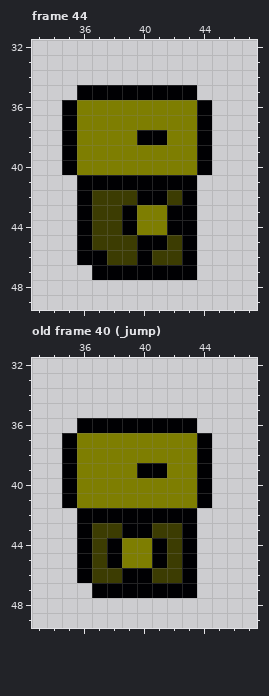
Two states of a pixel-art file, assets/aseprite/fighter2.aseprite. The first picture shows the starting point.
80x80 pixels, 44 frames. Shown: frame 44: x 33..47, y 32..49; old frame 40 (_jump): x 33..47, y 32..49. The commit also changed other frames, which this record leaves out.
Once edited:
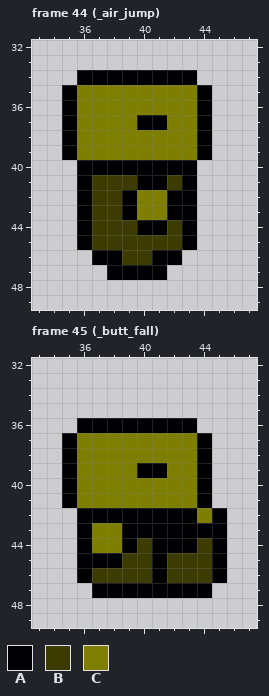
Palette (. is transparent): A #000003  B #3c3c02  C #7e7e01
A new or re-ordered frame is compared with the old frame closest to it.
The author wrote: fast fall e intento de block-dodge
The edit:
{"change": "frames 44 -> 46"}
{"where": "frame 44 (_air_jump), layer \"Layer 2\""}
{"frame":44,"y":34,"x":36,"old":"........","new":"AAAAAAAA"}
{"frame":44,"y":35,"x":35,"old":".AAAAAAAA.","new":"ACCCCCCCCA"}
{"frame":44,"y":37,"x":40,"old":"CC","new":"AA"}
{"frame":44,"y":38,"x":40,"old":"AA","new":"CC"}
{"frame":44,"y":40,"x":35,"old":"ACCCCCCCCA","new":".AAAAAAAA."}
{"frame":44,"y":41,"x":37,"old":"AAA","new":"BBB"}
{"frame":44,"y":41,"x":42,"old":"A","new":"B"}
{"frame":44,"y":42,"x":39,"old":"BAAB","new":"ACCA"}
{"frame":44,"y":44,"x":39,"old":"ACCA","new":"BAAB"}
{"frame":44,"y":45,"x":40,"old":"AA","new":"BB"}
{"frame":44,"y":46,"x":36,"old":"A","new":"."}
{"frame":44,"y":46,"x":38,"old":"B","new":"A"}
{"frame":44,"y":46,"x":40,"old":"ABBA","new":"BAA."}
{"frame":44,"y":47,"x":37,"old":"A","new":"."}
{"frame":44,"y":47,"x":42,"old":"AA","new":".."}
{"where": "frame 45 (_butt_fall) is new; against old frame 40 (_jump), layers \"Layer 2\", \"Layer 1\""}
{"frame":45,"y":42,"x":44,"old":"..","new":"CA"}
{"frame":45,"y":43,"x":37,"old":"BB","new":"CC"}
{"frame":45,"y":43,"x":41,"old":"BB","new":"AA"}
{"frame":45,"y":43,"x":44,"old":"..","new":"AA"}
{"frame":45,"y":44,"x":37,"old":"BACC","new":"CCAB"}
{"frame":45,"y":44,"x":42,"old":"B","new":"A"}
{"frame":45,"y":44,"x":44,"old":"..","new":"BA"}
{"frame":45,"y":45,"x":37,"old":"B","new":"A"}
{"frame":45,"y":45,"x":39,"old":"CC","new":"BB"}
{"frame":45,"y":45,"x":43,"old":"A..","new":"BBA"}
{"frame":45,"y":46,"x":39,"old":"AAB","new":"BBA"}
{"frame":45,"y":46,"x":43,"old":"A..","new":"BBA"}
{"frame":45,"y":47,"x":44,"old":".","new":"A"}
{"label":"changed","picture_box":[62,70,212,280]}
{"label":"changed","picture_box":[92,508,227,598]}
